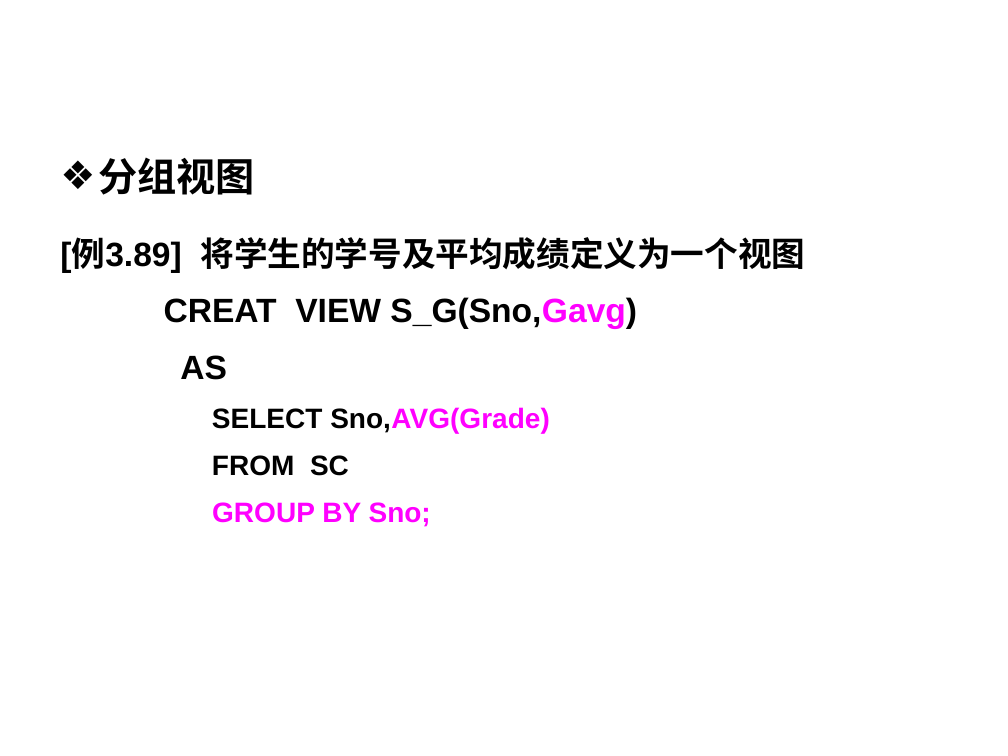
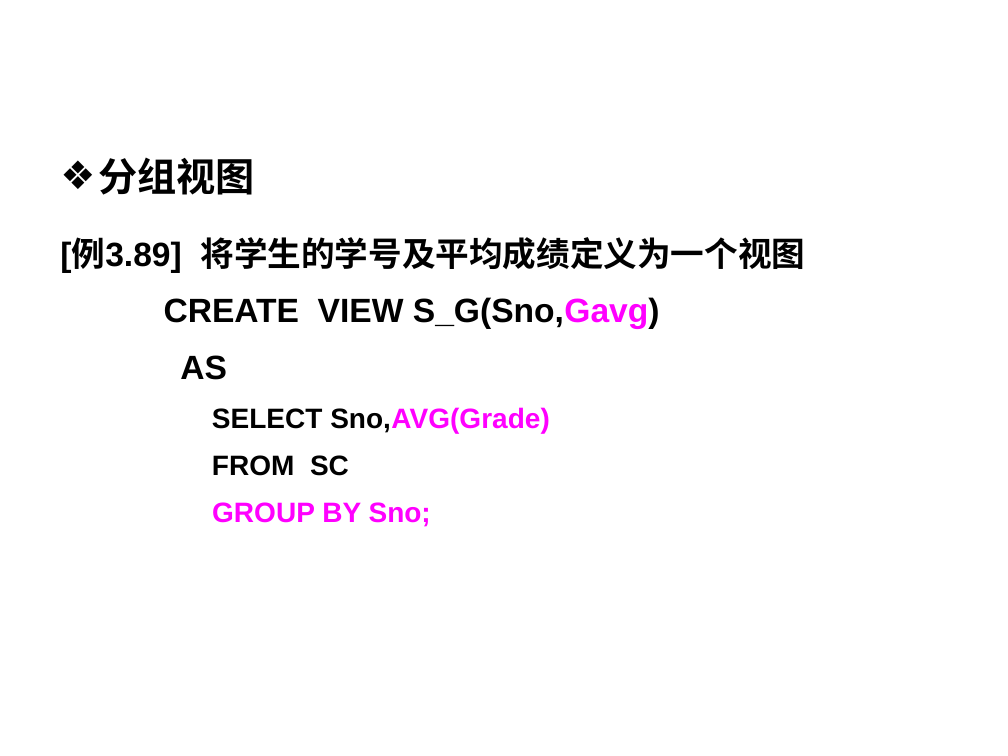
Before and after one commit to HBU/DataBase, a slide deck: slide 42 of PPT/DB第03章（3）.ppt. Drawn at 1008x756 pixels with LibreOffice and Linux fonts; fonts in the diff are those of the drawing; background and template pictures are left out. Boxes give left, top, right and bottom in pixels: in the first picture for what was removed or moved away, otherwise in the second. Text is boxed around its words. In the diff, an @@ line names an element or a change of style, - is before the commit and + after.

Commit message:
VIEW

```diff
--- a/PPT/DB第03章（3）.ppt
+++ b/PPT/DB第03章（3）.ppt
@@ text at [164, 297, 660, 329]: text changed @@
-CREAT VIEW S_G(Sno,Gavg)
+CREATE VIEW S_G(Sno,Gavg)
```
Also in this commit, not shown: 7 other files.
